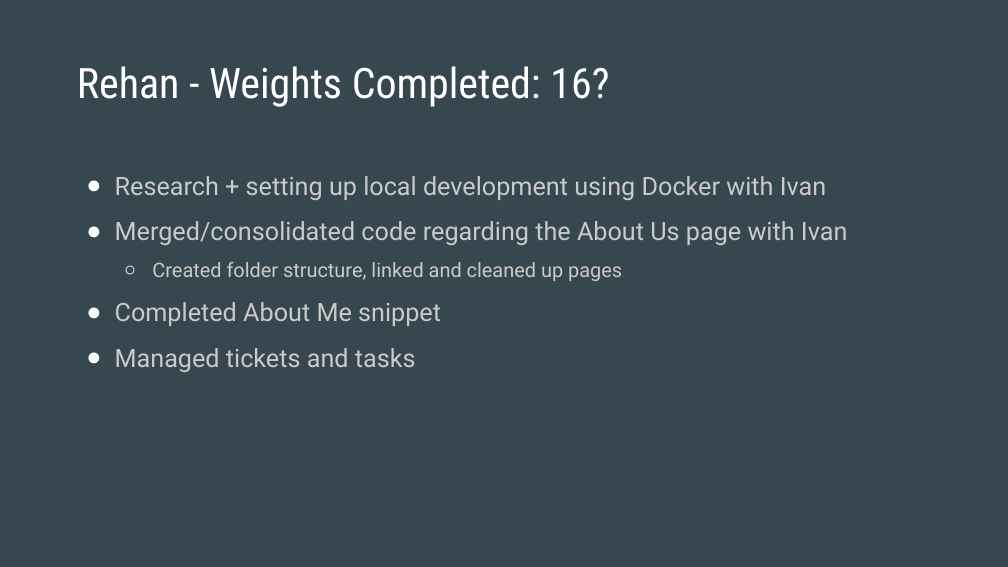
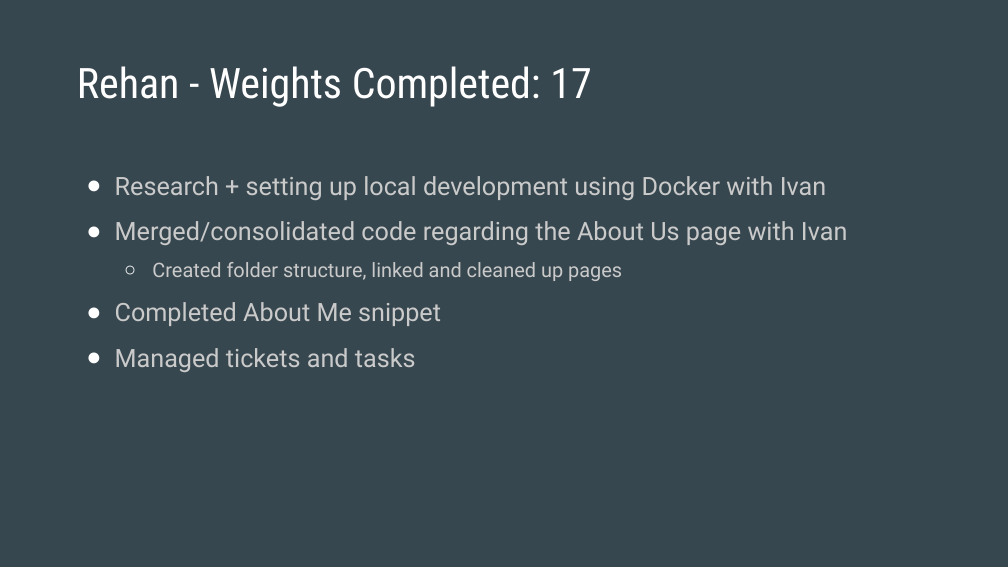
Before and after one commit to rehan-code/Game-Library-Web-App, a slide deck: slide 4 of CIS4250_Retrospective.pptx (slide 5 before the commit). Drawn at 1008x567 pixels with LibreOffice and Linux fonts; fonts in the diff are those of the drawing. Boxes give left, top, right and bottom in pixels: in the first picture for what was removed or moved away, otherwise in the second. Text is boxed around its words. In the diff, an @@ line names an element or a change of style, - is before the commit and + after.

```diff
--- a/CIS4250_Retrospective.pptx
+++ b/CIS4250_Retrospective.pptx
@@ title at <box>77,66,591,107</box>: text changed @@
-Rehan - Weights Completed: 16?
+Rehan - Weights Completed: 17
```
Also in this commit, not shown: 3 other slides changed.
